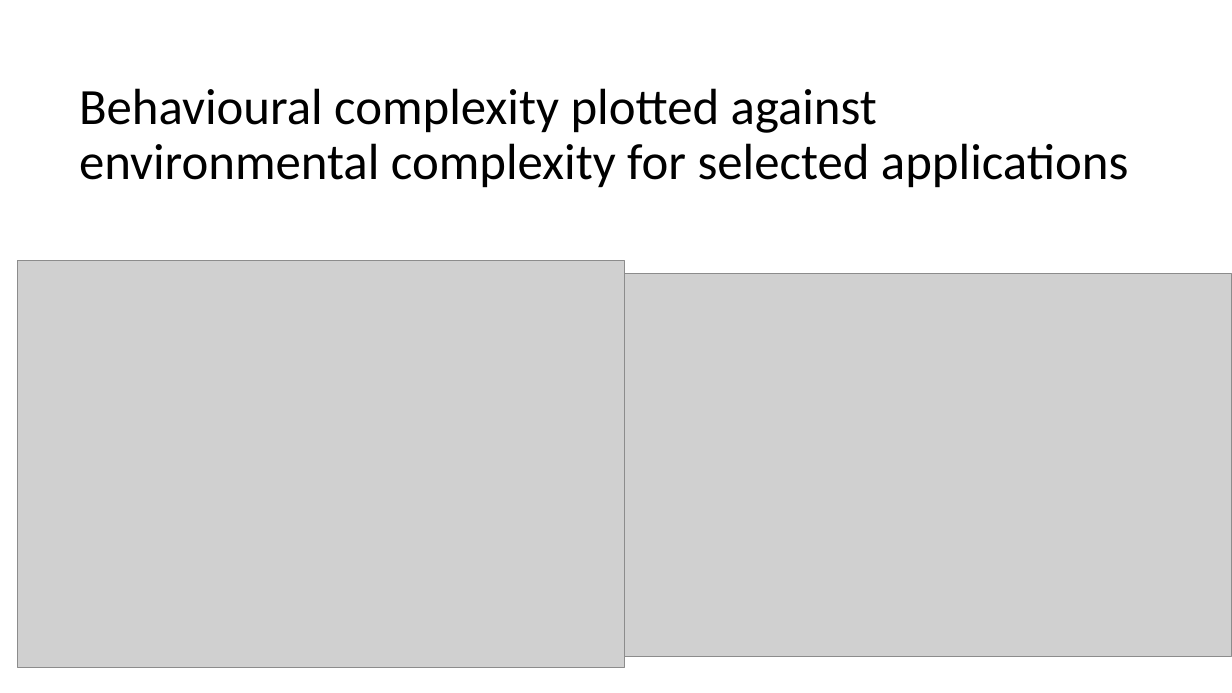
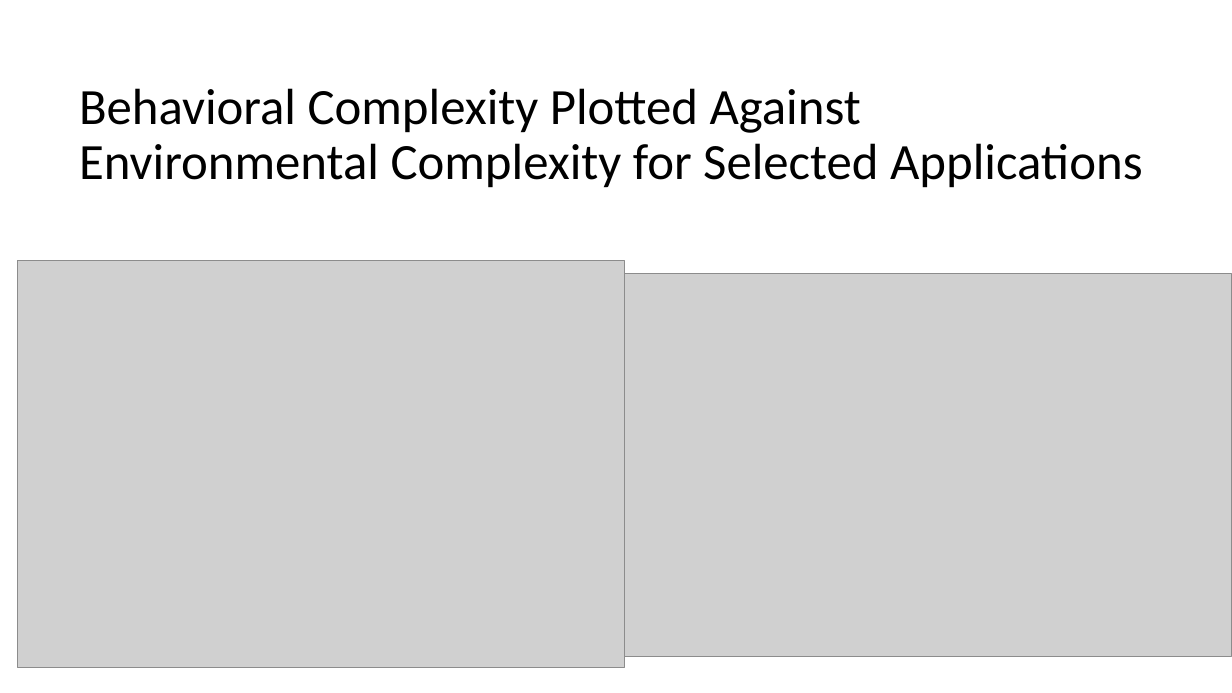
Before and after one commit to abmgis/abmgis, a slide deck: slide 4 of Chapter07-ModellingHumanBehaviour/Chapter7.pptx. Drawn at 1232x693 pixels with LibreOffice and Linux fonts; fonts in the diff are those of the drawing; grey boxes stand for pictures. Boxes give left, top, right and bottom in pixels: in the first picture for what was removed or moved away, otherwise in the second. Text is boxed around its words. In the diff, an @@ line names an element or a change of style, - is before the commit and + after.

Commit message:
Updated PPT

```diff
--- a/Chapter07-ModellingHumanBehaviour/Chapter7.pptx
+++ b/Chapter07-ModellingHumanBehaviour/Chapter7.pptx
@@ title at [79,88,1143,188]: text changed @@
-Behavioural complexity plotted against environmental complexity for selected applications
+Behavioral Complexity Plotted Against Environmental Complexity for Selected Applications
```
Also in this commit, not shown: 2 other files.
